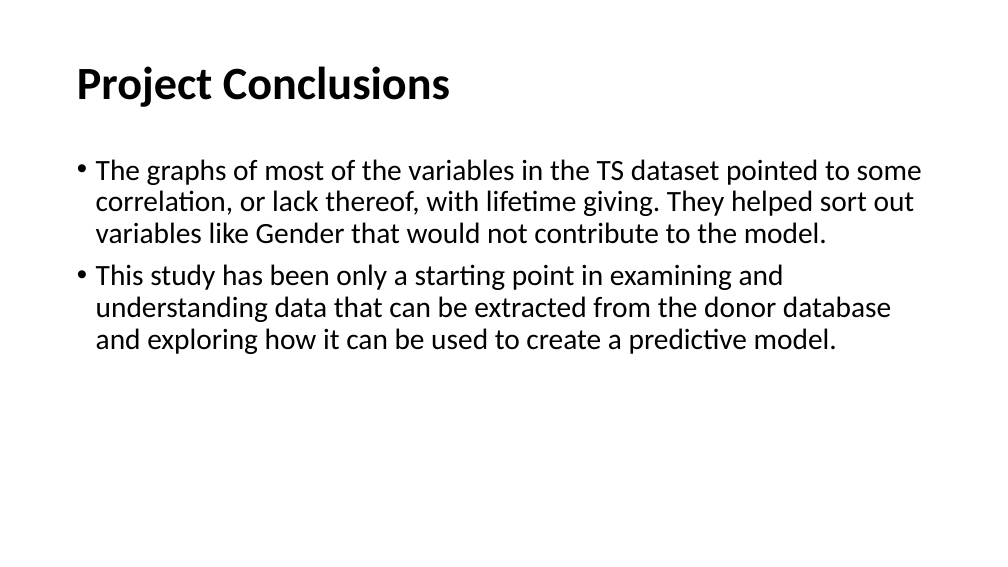
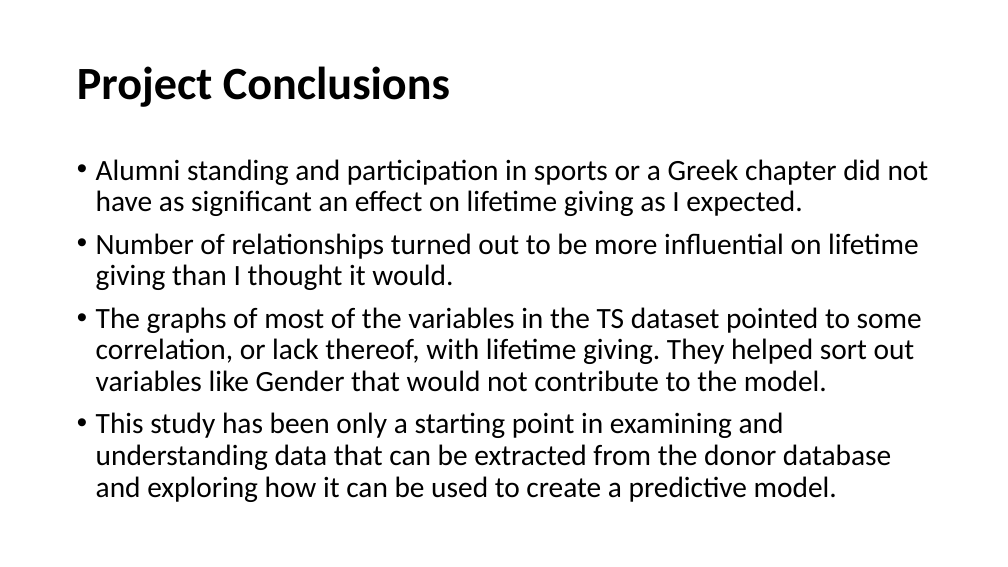
Before and after one commit to PalouseMissy/Mlee-Data-Science-Capstone-Project, a slide deck: slide 15 of Revised Data Exploration Slide Deck.pptx. Drawn at 1008x567 pixels with LibreOffice and Linux fonts; fonts in the diff are those of the drawing. Boxes give left, top, right and bottom in pixels: in the first picture for what was removed or moved away, otherwise in the second. Text is boxed around its words. In the diff, an @@ line names an element or a change of style, - is before the commit and + after.

```diff
--- a/Revised Data Exploration Slide Deck.pptx
+++ b/Revised Data Exploration Slide Deck.pptx
@@ text at bbox=[96, 159, 929, 290]: paragraphs added @@
+• Alumni standing and participation in sports or a Greek chapter did not have as significant an effect on lifetime giving as I expected.
+• Number of relationships turned out to be more influential on lifetime giving than I thought it would.
```
Also in this commit, not shown: 2 other files.
